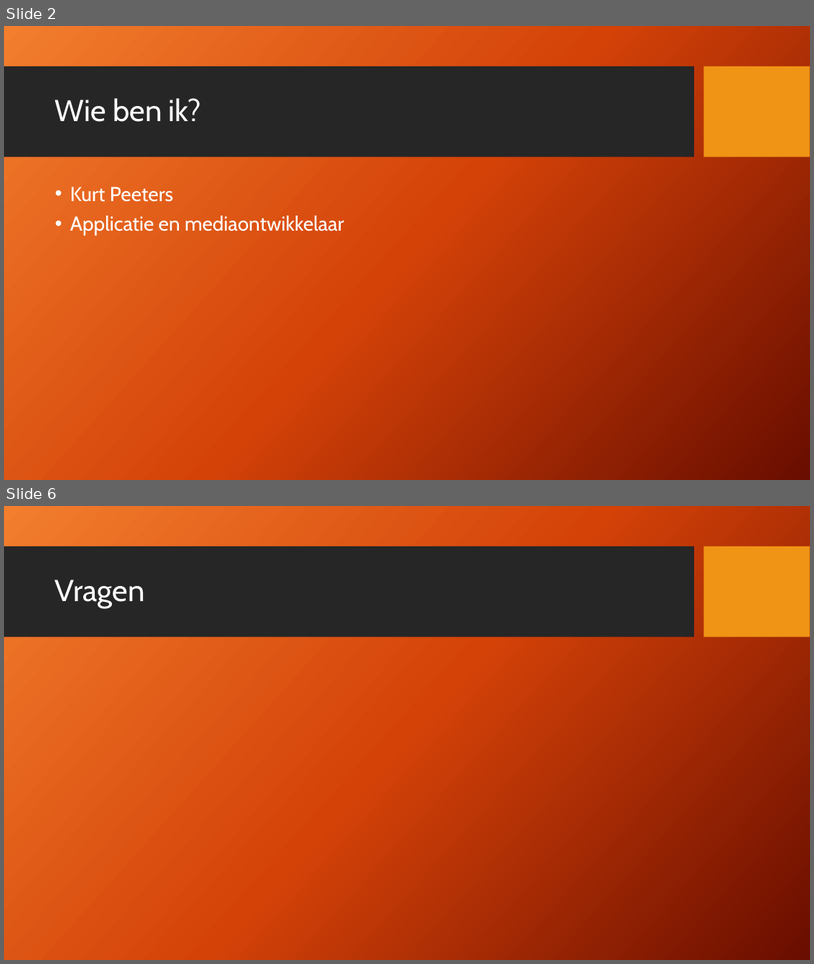
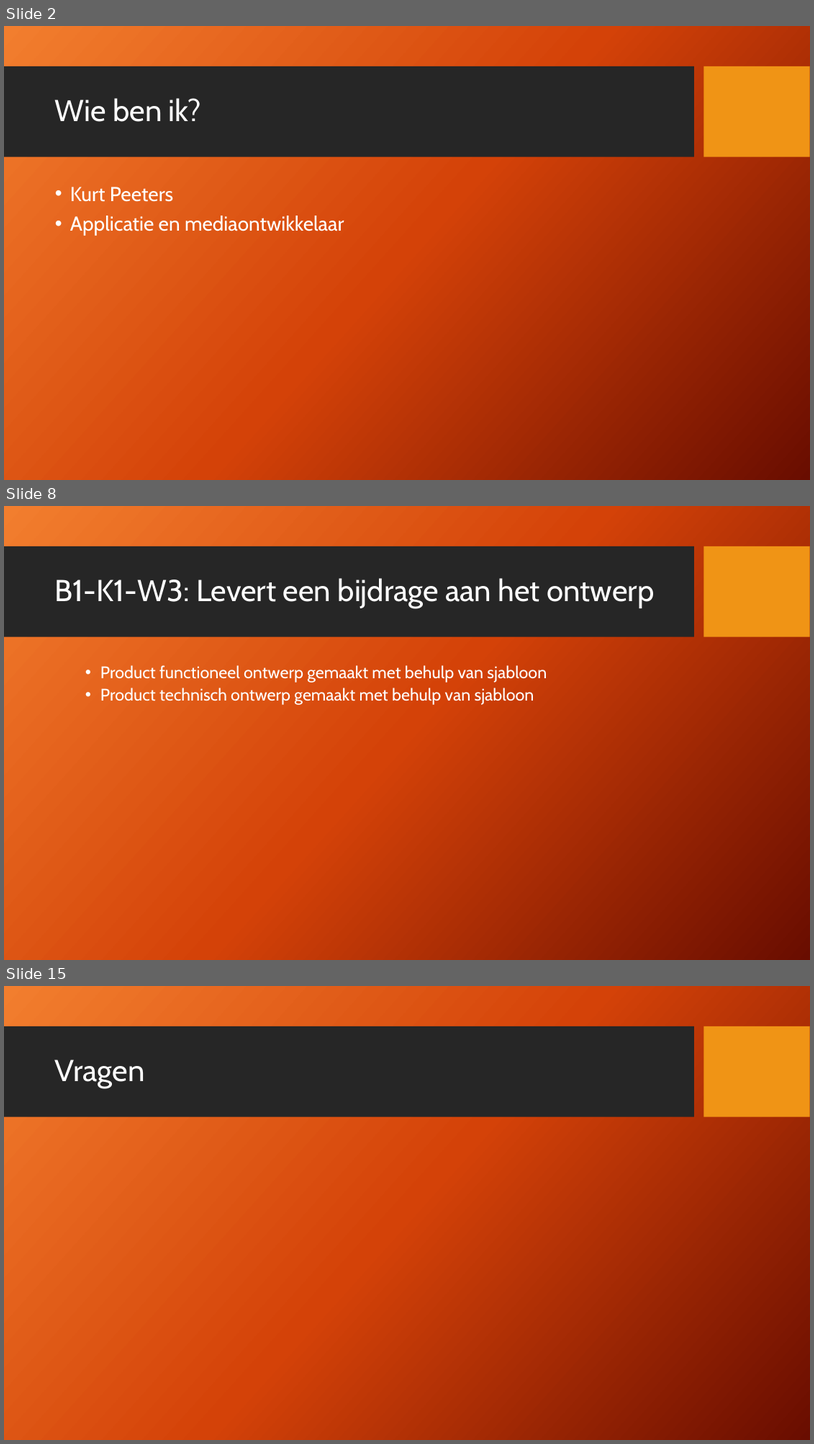
Before and after one commit to Kurtsuside1/Plotter-Data, a slide deck: PVB opdracht.pptx. Shown one above the other, each under a label of ours: slides 2 and 6 before the commit, slides 2, 8 and 15 after it; the slides between them are not shown. The pictures are 814x964 and 814x1444 pixels, drawn with LibreOffice and Linux fonts; fonts in the diff are those of the drawing; background and template pictures are left out. Boxes give left, top, right and bottom in pixels: in the first picture for what was removed or moved away, otherwise in the second. Text is boxed around its words. In the diff, an @@ line names an element or a change of style, - is before the commit and + after.

```diff
--- a/PVB opdracht.pptx
+++ b/PVB opdracht.pptx
@@ slide 8 added at (x1=4, y1=506, x2=810, y2=960), background picture (left out); not listed: 2 template elements that a slide beside it also shows @@
@@ title added at (x1=55, y1=578, x2=655, y2=608), 36 pt, text #FFFFFF @@
+B1-K1-W3: Levert een bijdrage aan het ontwerp
@@ text added at (x1=100, y1=665, x2=547, y2=705), 20 pt, text #FFFFFF @@
+  • Product functioneel ontwerp gemaakt met behulp van sjabloon
+  • Product technisch ontwerp gemaakt met behulp van sjabloon
@@ what was slide 6 is now slide 15 @@
```
Also in this commit, not shown: 3 slides changed, 8 other slides added, 2 other files.
